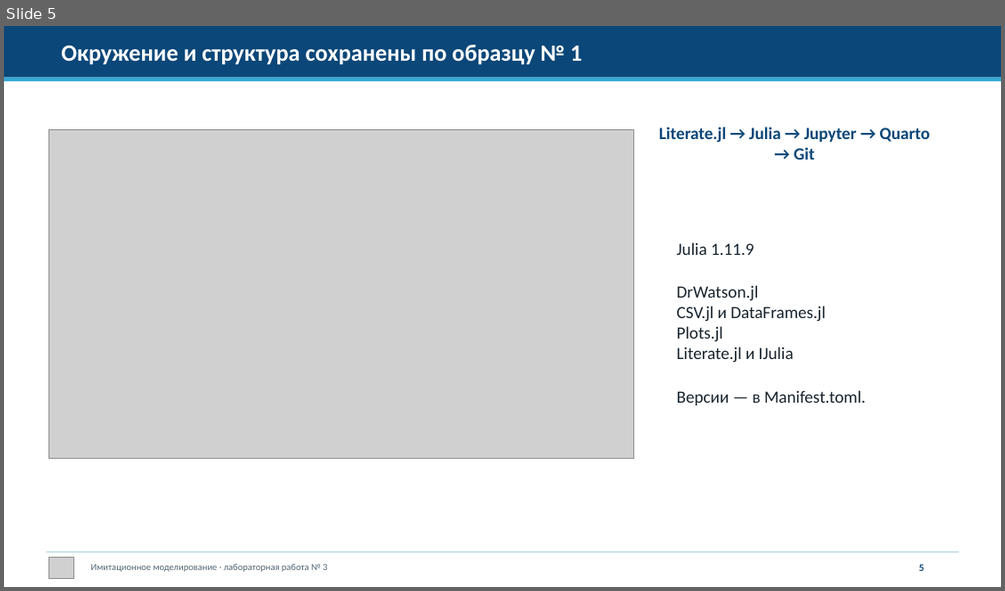
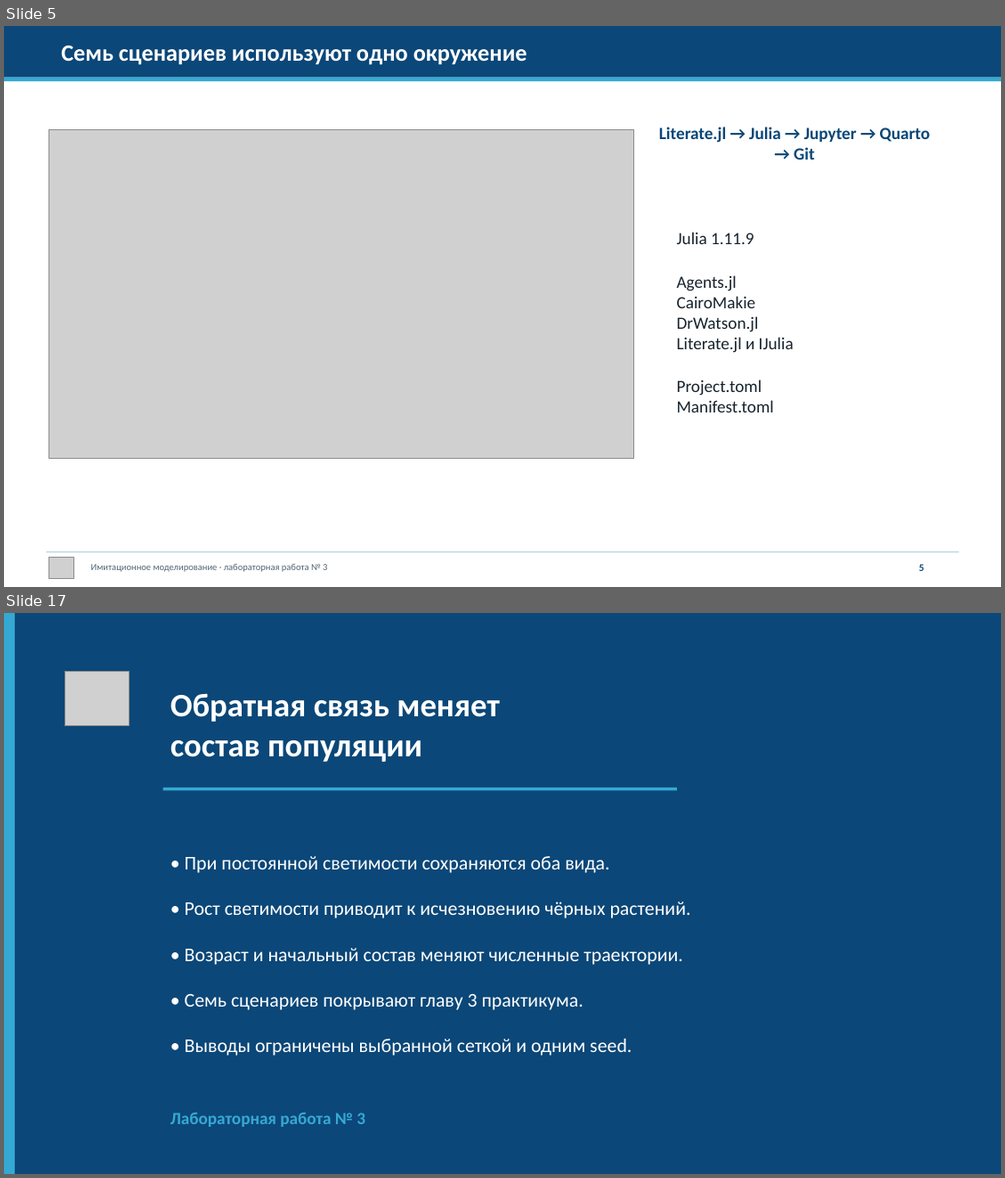
Before and after one commit to dakuokkonen1/study-2026-simulation-modeling, a slide deck: labs/lab03/presentation/simulation-modeling-lab03-presentation.pptx. Shown one above the other, each under a label of ours: slide 5 before the commit, slides 5 and 17 after it; the slides between them are not shown. The pictures are 1005x591 and 1005x1178 pixels, drawn with LibreOffice and Linux fonts; fonts in the diff are those of the drawing; grey boxes stand for pictures. Boxes give left, top, right and bottom in pixels: in the first picture for what was removed or moved away, otherwise in the second. Text is boxed around its words. In the diff, an @@ line names an element or a change of style, - is before the commit and + after.

```diff
--- a/labs/lab03/presentation/simulation-modeling-lab03-presentation.pptx
+++ b/labs/lab03/presentation/simulation-modeling-lab03-presentation.pptx
@@ slide 17 added at [4,613,1001,1174], background #0B4778 @@
@@ rectangle added at [4,613,16,1174], fill #35A9D3 @@
@@ picture added at [65,672,128,725] @@
@@ text added at [170,693,500,762], 31.5 pt, text #FFFFFF, bold @@
+Обратная связь меняет
+состав популяции
@@ rectangle added at [162,787,677,790], fill #35A9D3 @@
@@ text added at [185,856,691,1055], 18.8 pt, text #FFFFFF @@
+• При постоянной светимости сохраняются оба вида.
+• Рост светимости приводит к исчезновению чёрных растений.
+• Возраст и начальный состав меняют численные траектории.
+• Семь сценариев покрывают главу 3 практикума.
+• Выводы ограничены выбранной сеткой и одним seed.
@@ text added at [170,1112,365,1127], 16.5 pt, text #35A9D3, bold @@
+Лабораторная работа № 3
@@ slide 5 changed as well @@
@@ text at [61,45,527,65]: text changed @@
-Окружение и структура сохранены по образцу № 1
+Семь сценариев используют одно окружение
@@ text at [677,275,756,308]: paragraphs added @@
+Agents.jl
+CairoMakie
@@ text at [677,305,825,342]: paragraphs removed @@
-CSV.jl и DataFrames.jl
-Plots.jl
@@ text at [677,379,774,412]: text changed @@
-Версии — в Manifest.toml.
+Project.toml
+Manifest.toml
```
Also in this commit, not shown: 3 other slides changed, 12 other slides added, 11 slides removed, 14 other files.
